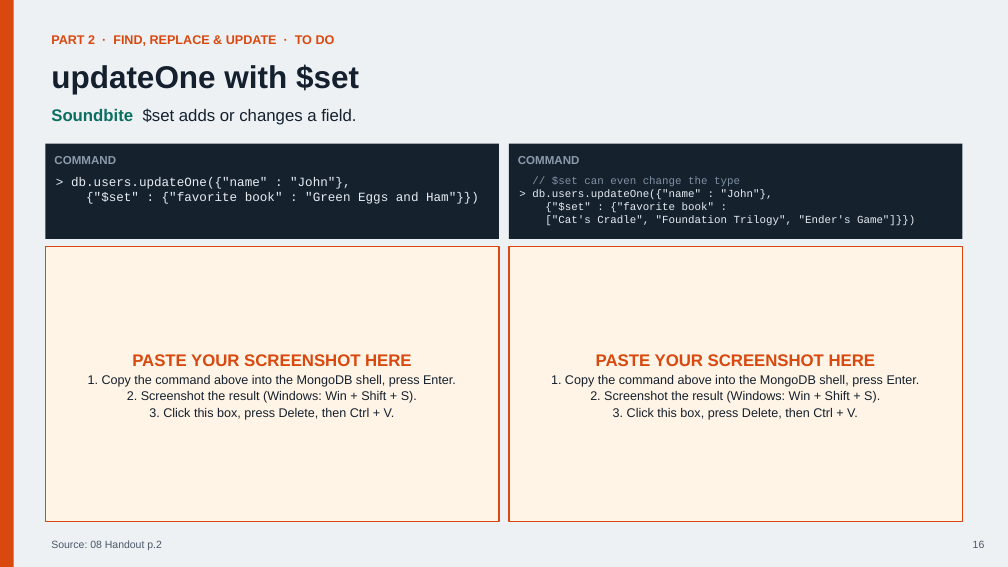
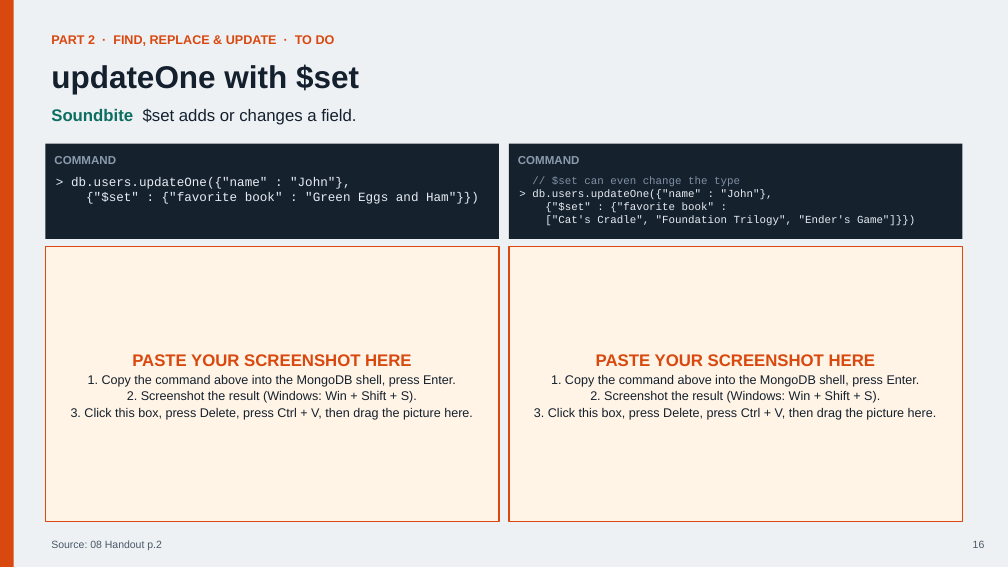
Before and after one commit to Tiredicey/ADBS, a slide deck: slide 16 of 02_GROUP_DECK/ADBS_GROUP_DECK.pptx. Drawn at 1008x567 pixels with LibreOffice and Linux fonts; fonts in the diff are those of the drawing. Boxes give left, top, right and bottom in pixels: in the first picture for what was removed or moved away, otherwise in the second. Text is boxed around its words. In the diff, an @@ line names an element or a change of style, - is before the commit and + after.

```diff
--- a/02_GROUP_DECK/ADBS_GROUP_DECK.pptx
+++ b/02_GROUP_DECK/ADBS_GROUP_DECK.pptx
@@ text in rectangle at [71,408,473,420]: text changed @@
-3. Click this box, press Delete, then Ctrl + V.
+3. Click this box, press Delete, press Ctrl + V, then drag the picture here.
@@ text in rectangle at [534,408,937,420]: text changed @@
-3. Click this box, press Delete, then Ctrl + V.
+3. Click this box, press Delete, press Ctrl + V, then drag the picture here.
```
Also in this commit, not shown: 20 other slides changed, 4 other files.
